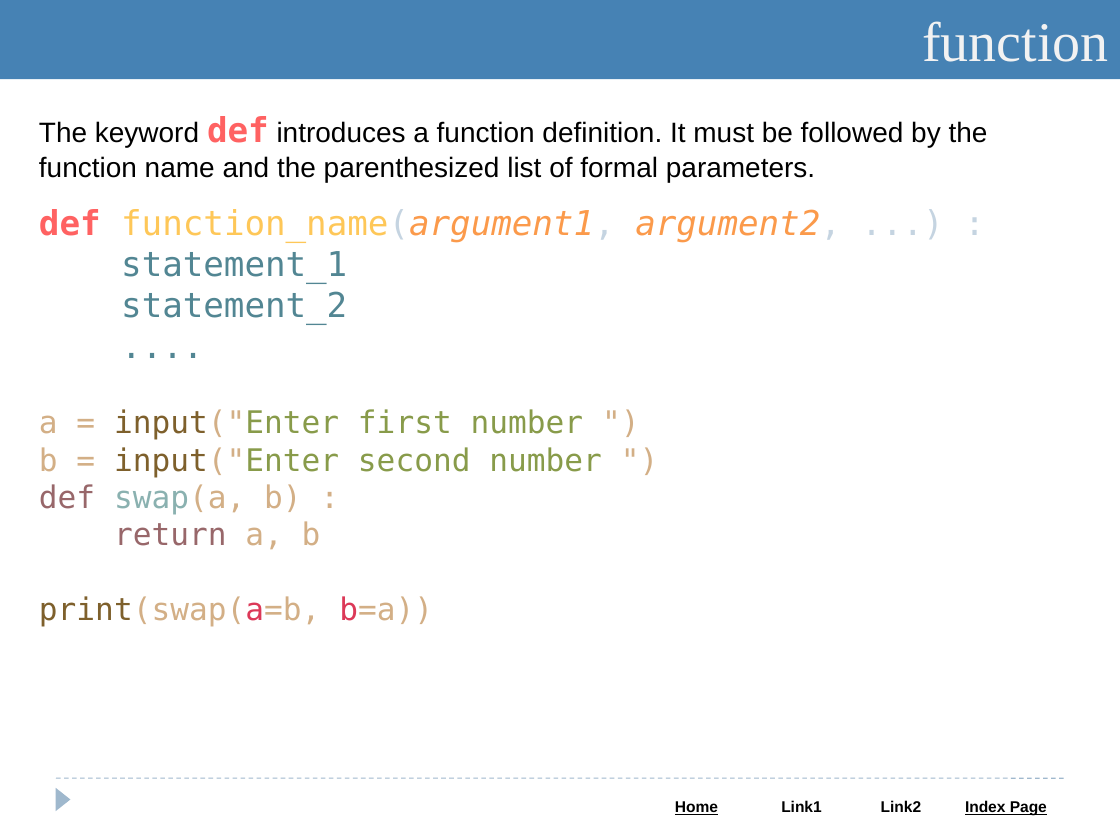
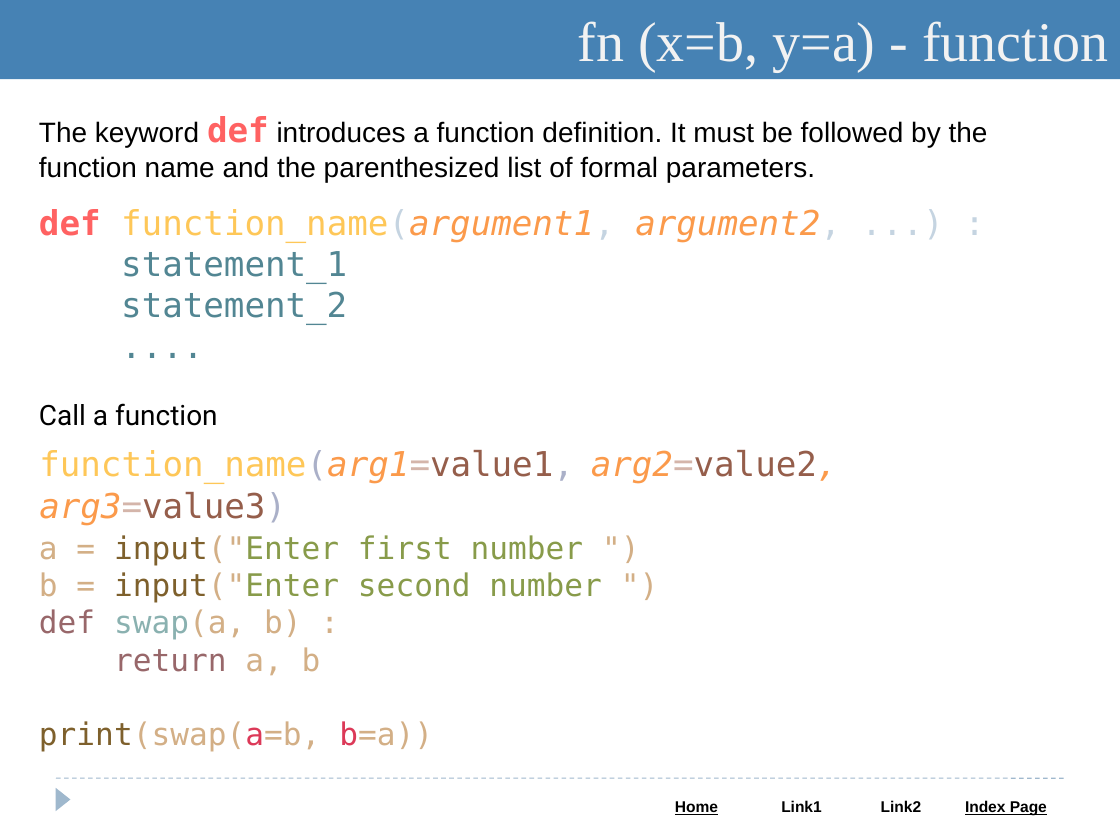
Before and after one commit to Saleel-Bagde-drive/Python-and-Web-PPTs, a slide deck: slide 40 of Python.pptx (slide 44 before the commit). Drawn at 1120x840 pixels with LibreOffice and Linux fonts; fonts in the diff are those of the drawing. Boxes give left, top, right and bottom in pixels: in the first picture for what was removed or moved away, otherwise in the second. Text is boxed around its words. In the diff, an @@ line names an element or a change of style, - is before the commit and + after.

```diff
--- a/Python.pptx
+++ b/Python.pptx
@@ text in rectangle at (x1=578, y1=21, x2=1108, y2=72): text changed @@
-function
+fn (x=b, y=a) - function
@@ text added at (x1=39, y1=403, x2=218, y2=426), 18 pt, text #000000 @@
+Call a function
@@ text added at (x1=39, y1=450, x2=838, y2=525), 22 pt, text #955E4B @@
+function_name(arg1=value1, arg2=value2, arg3=value3)
@@ text "a = input("Enter first number ..." moved from (x1=39, y1=409, x2=602, y2=627) to (x1=39, y1=535, x2=602, y2=752) @@
```
Also in this commit, not shown: 19 other slides changed, 9 slides added, 3 slides removed.
